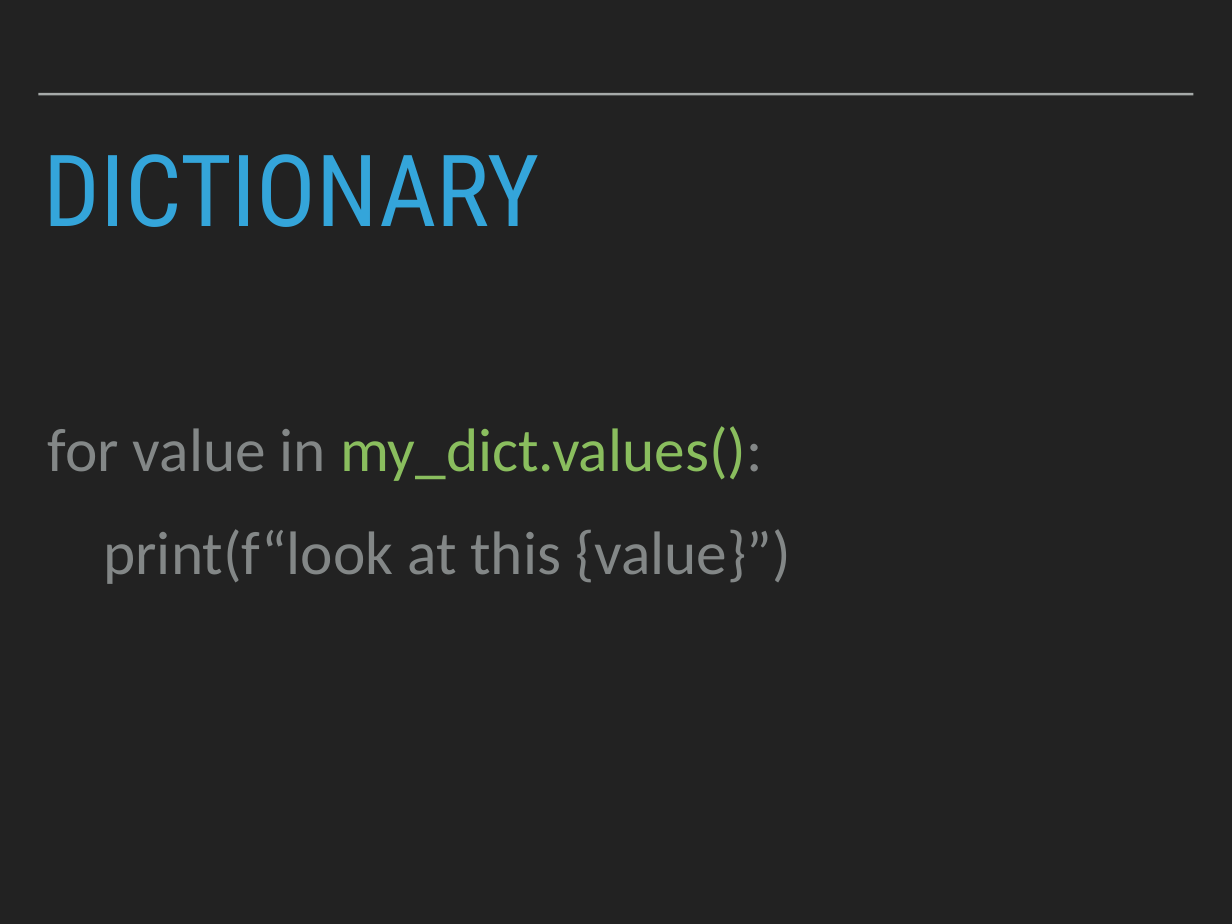
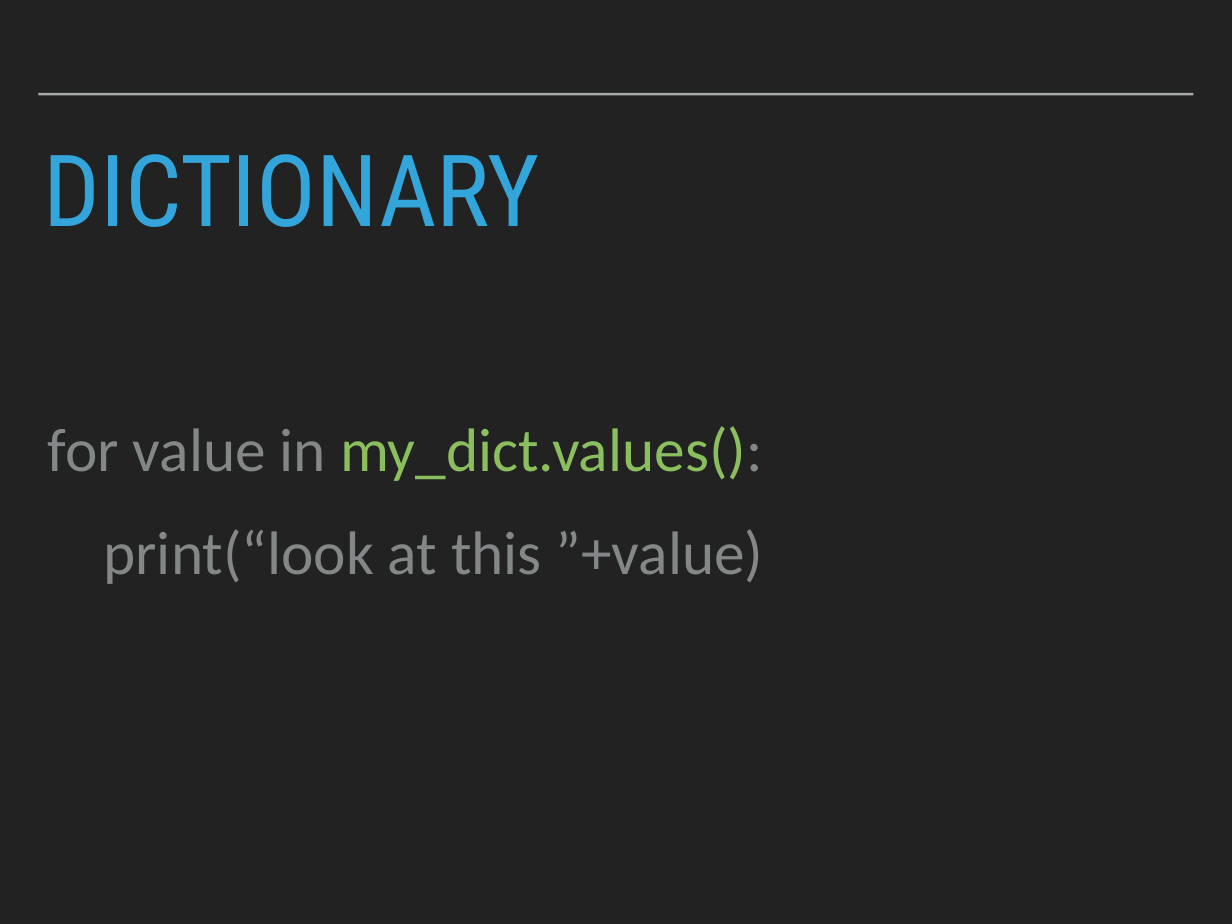
Before and after one commit to robcarrington/Week2_PythonForDataScience, a slide deck: slide 38 of Session3_Slides.pptx (slide 29 before the commit). Drawn at 1232x924 pixels with LibreOffice and Linux fonts; fonts in the diff are those of the drawing. Boxes give left, top, right and bottom in pixels: in the first picture for what was removed or moved away, otherwise in the second. Text is boxed around its words. In the diff, an @@ line names an element or a change of style, - is before the commit and + after.

```diff
--- a/Session3_Slides.pptx
+++ b/Session3_Slides.pptx
@@ text at box(103, 529, 764, 584): text changed @@
-print(f“look at this {value}”)
+print(“look at this ”+value)
```
Also in this commit, not shown: 4 other slides changed, 15 slides added, 6 slides removed, 3 other files.
